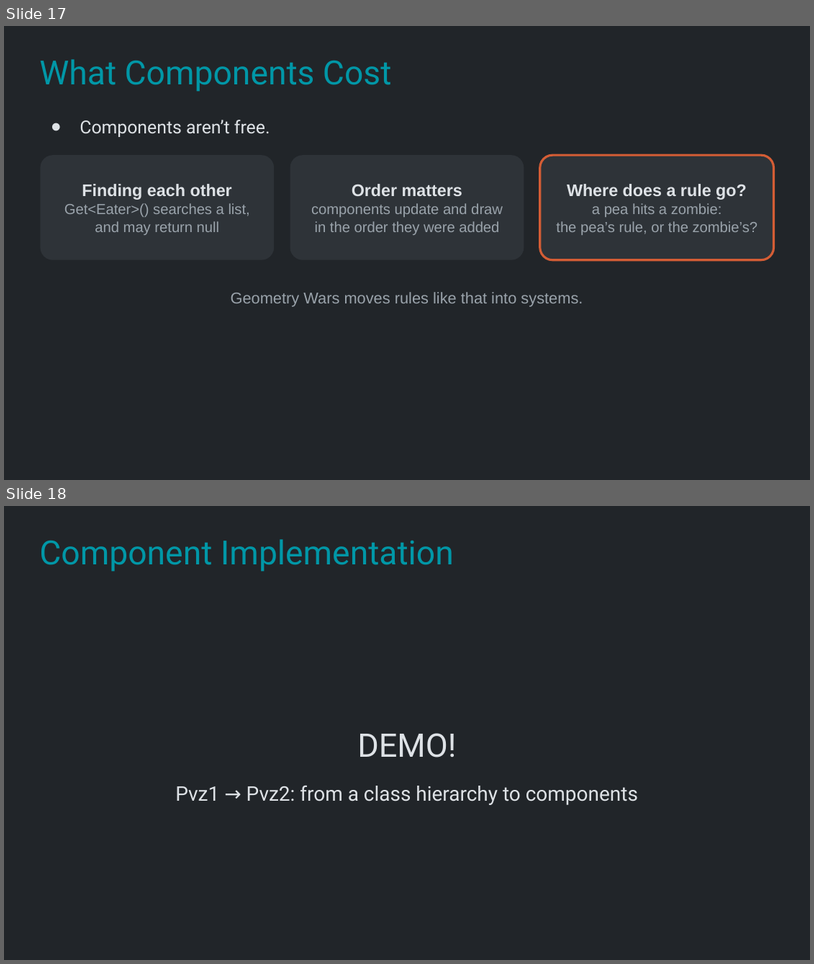
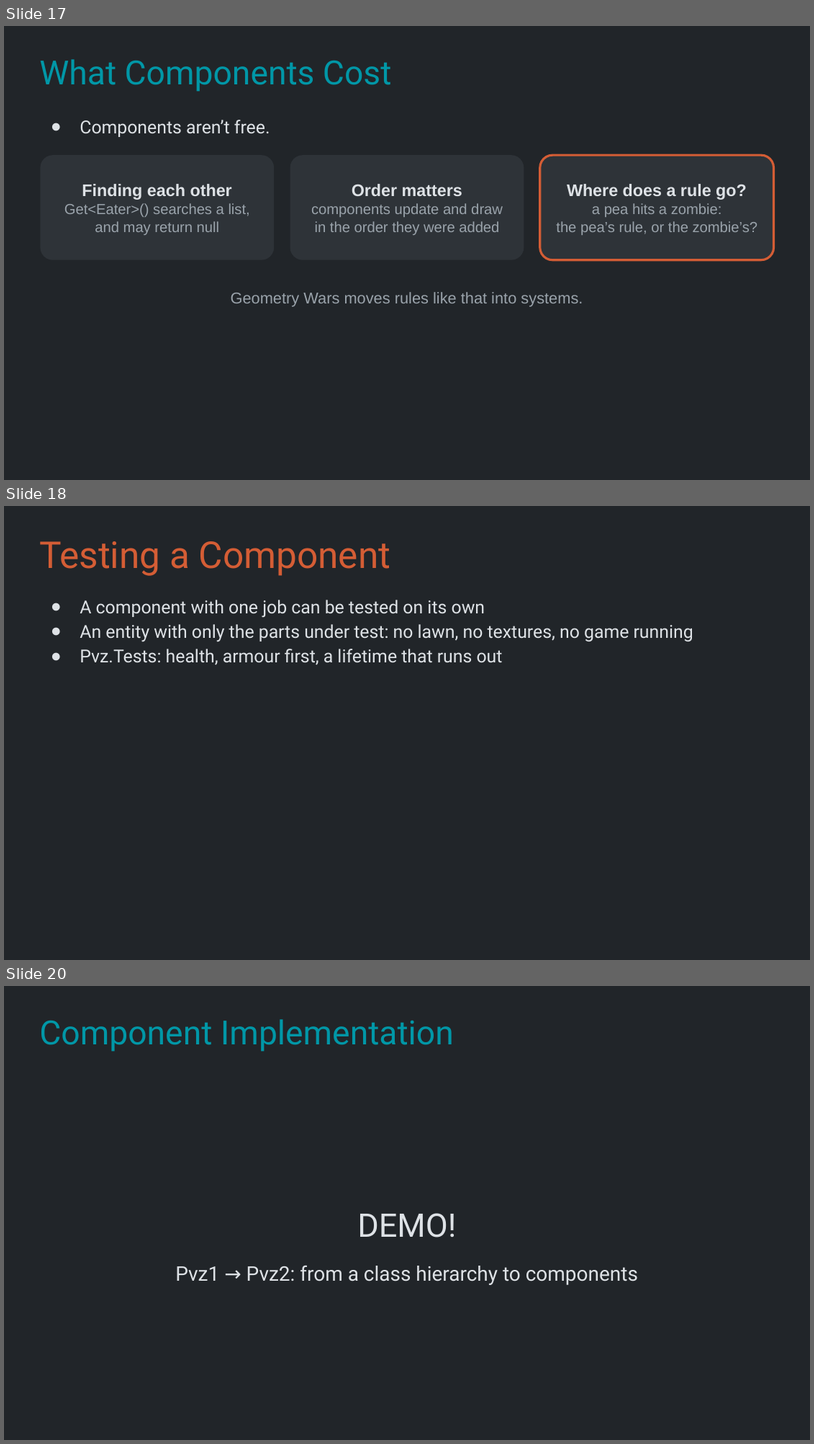
Before and after one commit to Metamate/gar, a slide deck: slides/09 Plants vs. Zombies.pptx. Shown one above the other, each under a label of ours: slides 17 and 18 before the commit, slides 17, 18 and 20 after it; the slides between them are not shown. The pictures are 814x964 and 814x1444 pixels, drawn with LibreOffice and Linux fonts; fonts in the diff are those of the drawing. Boxes give left, top, right and bottom in pixels: in the first picture for what was removed or moved away, otherwise in the second. Text is boxed around its words. In the diff, an @@ line names an element or a change of style, - is before the commit and + after.

```diff
--- a/slides/09 Plants vs. Zombies.pptx
+++ b/slides/09 Plants vs. Zombies.pptx
@@ slide 18 added at (4, 506, 810, 960), background #212529 @@
@@ title added at (39, 541, 391, 576), 33 pt, text #D45D35 @@
+Testing a Component
@@ text added at (80, 600, 694, 665), 16 pt, text #DEE2E6 @@
+● A component with one job can be tested on its own
+● An entity with only the parts under test: no lawn, no textures, no game running
+● Pvz.Tests: health, armour first, a lifetime that runs out
@@ what was slide 18 is now slide 20 @@
```
Also in this commit, not shown: 1 slide changed, 1 other slide added, 25 other files.
